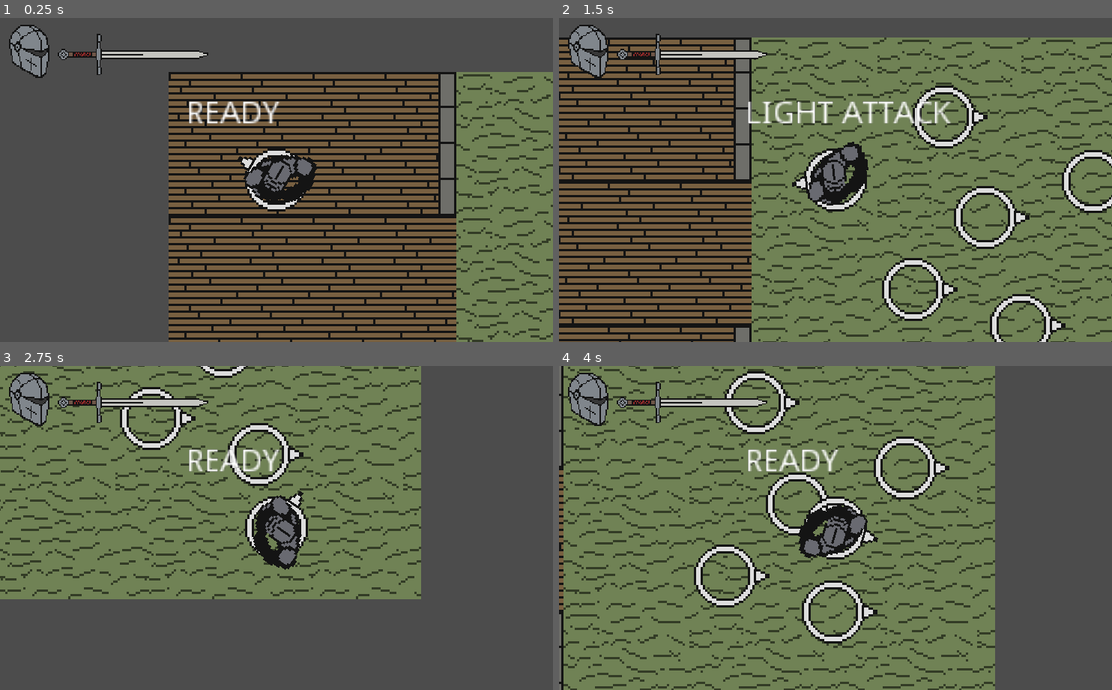
Above: before the commit, frames 1-4 (two rows, left to right).
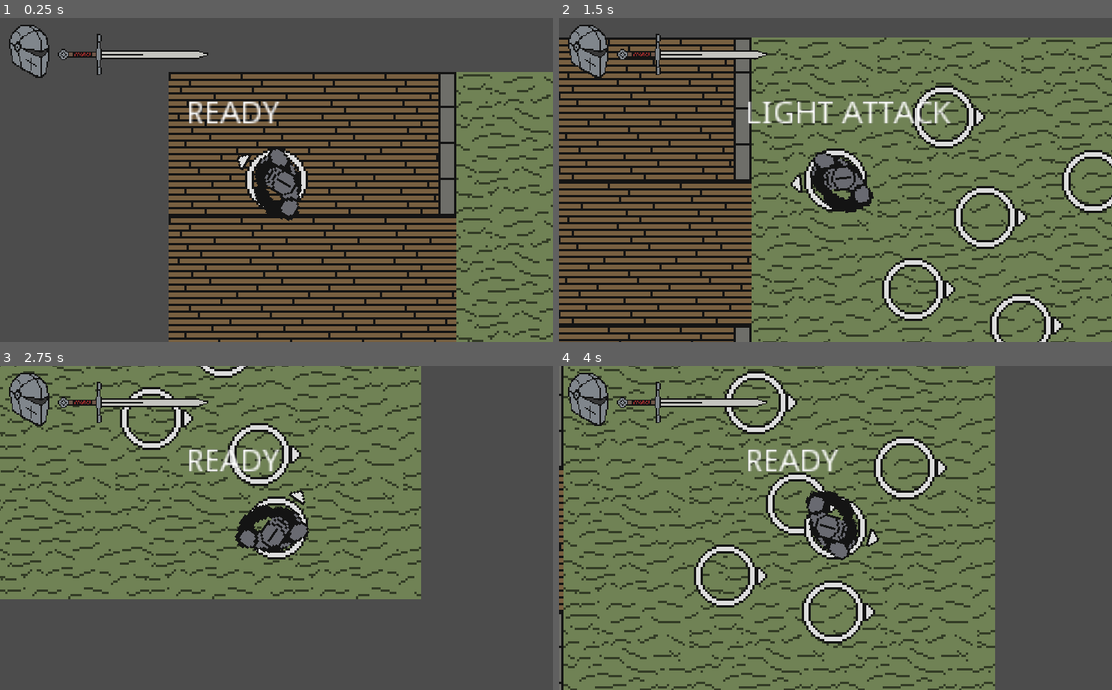
Above: after the commit, the same moments.

Repository: BGuerrero825/Slasher
Game: Godot game, scene res://Base.tscn
The game is run twice, just before and just after one commit, with the same random seed, the same clock (stepped at 60 frames per second) and the same inputs.
Inputs (mouse positions are in pixels of both pictures, inside the frame that each line leads up to):
- Up to frame 1 (0.25 s): no input
- Up to frame 2 (1.5 s): tap Enter at 0.5 s; move the mouse to (957, 163) at 0.52 s; hold D (move_right) 0.53-1.28 s; hold Right mouse button (block) 0.53-1.28 s; move the mouse to (724, 196) at 1.27 s; hold S (move_down) from 1.28 s (still down); click (724, 196) at 1.35 s
- Up to frame 3 (2.75 s): right-click (165, 544) at 1.55 s; move the mouse to (331, 456) at 2.02 s; release S (move_down) at 2.03 s; hold D (move_right) from 2.03 s (still down); hold Right mouse button (block) from 2.03 s (still down)
- Up to frame 4 (4 s): move the mouse to (807, 592) at 2.77 s; release D (move_right) at 2.78 s; release Right mouse button (block) at 2.78 s; hold Up (move_up) 2.78-3.53 s; right-click (807, 592) at 2.85 s; move the mouse to (1001, 576) at 3.52 s; press the mouse at (1001, 576) at 3.53 s; hold A (move_left) from 3.53 s (still down); right-click (1001, 576) at 3.8 s

The runs differ from the first frame. In frame 1, 1.2% of the frame differs, in the area x 42-58%, y 40-63%; in frame 2, 1.5%, in the area x 41-92%, y 27-98%; in frame 3, 1.4%; in frame 4, 1.5%.

Commit message:
basic animation

Diff:
--- a/objects/npc.tscn
+++ b/objects/npc.tscn
@@ -4,10 +4,6 @@
 [ext_resource path="res://art/direction_indicator.png" type="Texture" id=2]
 [ext_resource path="res://code/npc.gd" type="Script" id=3]
 [ext_resource path="res://code/hurtbox.gd" type="Script" id=4]
-
-
-
-
 
 [sub_resource type="CircleShape2D" id=1]
 
--- a/objects/player.tscn
+++ b/objects/player.tscn
@@ -22,11 +22,12 @@
 
 [node name="center" type="Position2D" parent="."]
 
-[node name="direction" type="Sprite" parent="center"]
-position = Vector2( 16, 0 )
+[node name="arrow" type="Sprite" parent="center"]
+position = Vector2( 17.5, 0 )
 texture = ExtResource( 2 )
 
 [node name="character" type="Sprite" parent="center"]
+rotation = 1.5708
 texture = ExtResource( 1 )
 vframes = 6
 hframes = 6
@@ -43,19 +44,19 @@
 collision_layer = 0
 collision_mask = 0
 
-[node name="CollisionShape2d" type="CollisionShape2D" parent="center/blockbox"]
+[node name="CollisionShape2D" type="CollisionShape2D" parent="center/blockbox"]
 position = Vector2( 16, 0 )
 shape = SubResource( 2 )
 disabled = true
 
-[node name="Collision" type="CollisionShape2D" parent="."]
+[node name="CollisionShape2D" type="CollisionShape2D" parent="."]
 shape = SubResource( 3 )
 
 [node name="hurtbox" type="Area2D" parent="."]
 collision_layer = 0
 collision_mask = 0
 
-[node name="CollisionShape2d" type="CollisionShape2D" parent="hurtbox"]
+[node name="CollisionShape2D" type="CollisionShape2D" parent="hurtbox"]
 shape = SubResource( 3 )
 
 [node name="Label" type="Label" parent="."]
Binary file changed: art/anim_workspace.ase
Binary file changed: art/direction_indicator.png
Binary file changed: art/knight_1.ase
Binary file changed: art/knight_1.png
Binary file removed: art/knight_drawpad.ase
